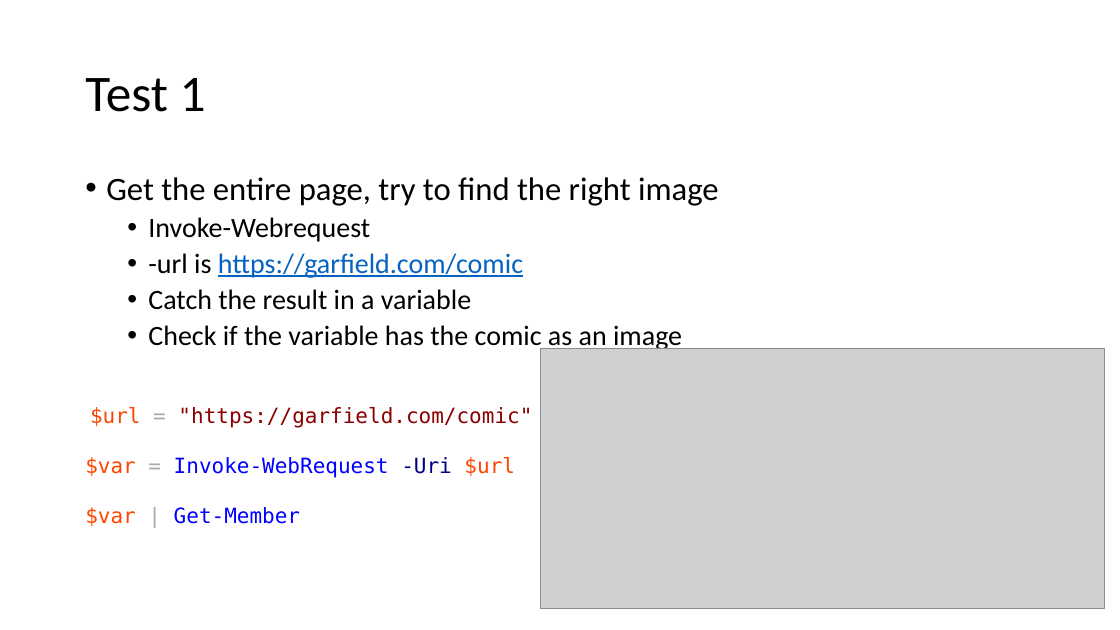
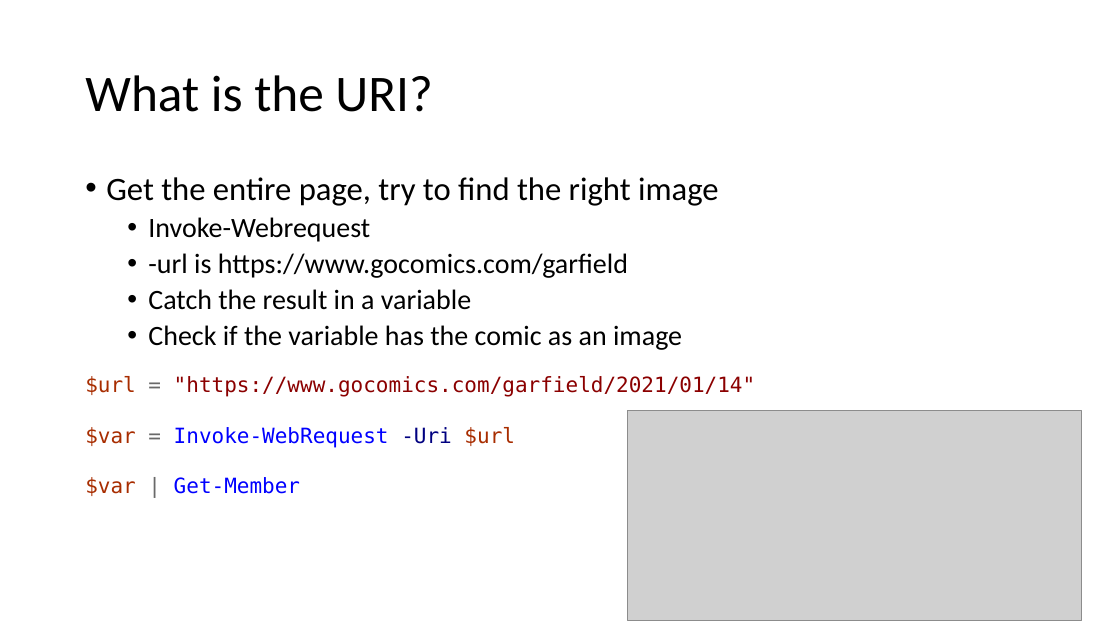
Before and after one commit to mjochen/PS-Technologies, a slide deck: slide 7 of Various/Webscraping/Garfield.pptx (slide 5 before the commit). Drawn at 1120x630 pixels with LibreOffice and Linux fonts; fonts in the diff are those of the drawing; grey boxes stand for pictures. Boxes give left, top, right and bottom in pixels: in the first picture for what was removed or moved away, otherwise in the second. Text is boxed around its words. In the diff, an @@ line names an element or a change of style, - is before the commit and + after.

```diff
--- a/Various/Webscraping/Garfield.pptx
+++ b/Various/Webscraping/Garfield.pptx
@@ title at box(85, 75, 432, 112): text changed @@
-Test 1
+What is the URI?
@@ text at box(148, 253, 628, 278): text changed; text colour #0563C1 to #000000 @@
-  • -url is https://garfield.com/comic
+  • -url is https://www.gocomics.com/garfield
@@ text "$url = "https://www.gocomics.com/garfield/2021/01/14"": place and size @@
-text "$url = "https://www.gocomics.com/garfield/2021/01/14"" at box(85, 407, 532, 526)
+text "$url = "https://www.gocomics.com/garfield/2021/01/14"" at box(85, 376, 756, 496)
@@ text at box(85, 376, 756, 397): text changed @@
-$url = "https://garfield.com/comic"
+$url = "https://www.gocomics.com/garfield/2021/01/14"
@@ picture: place and size @@
-picture at box(540, 348, 1105, 608)
+picture at box(628, 411, 1082, 620)
@@ text at box(85, 427, 515, 496): text colour #FF4500 to #A82D00 in "$var $url", "$var"; text colour #A9A9A9 to #696969 in "=", "|" @@
```
Also in this commit, not shown: 9 other slides changed, 2 slides added, 1 slide removed, 12 other files.
